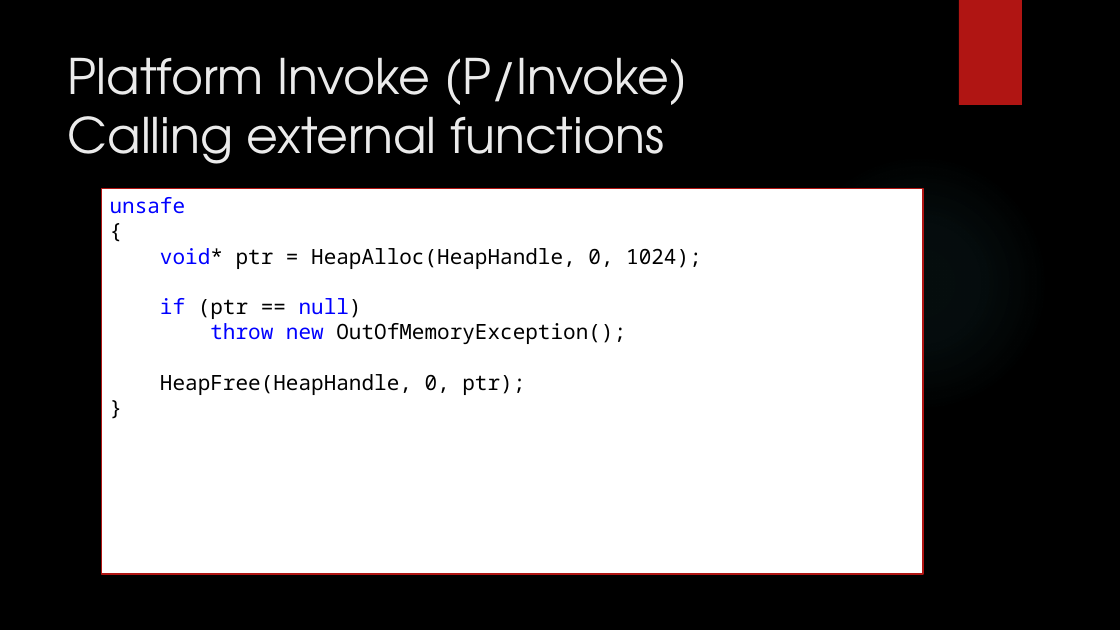
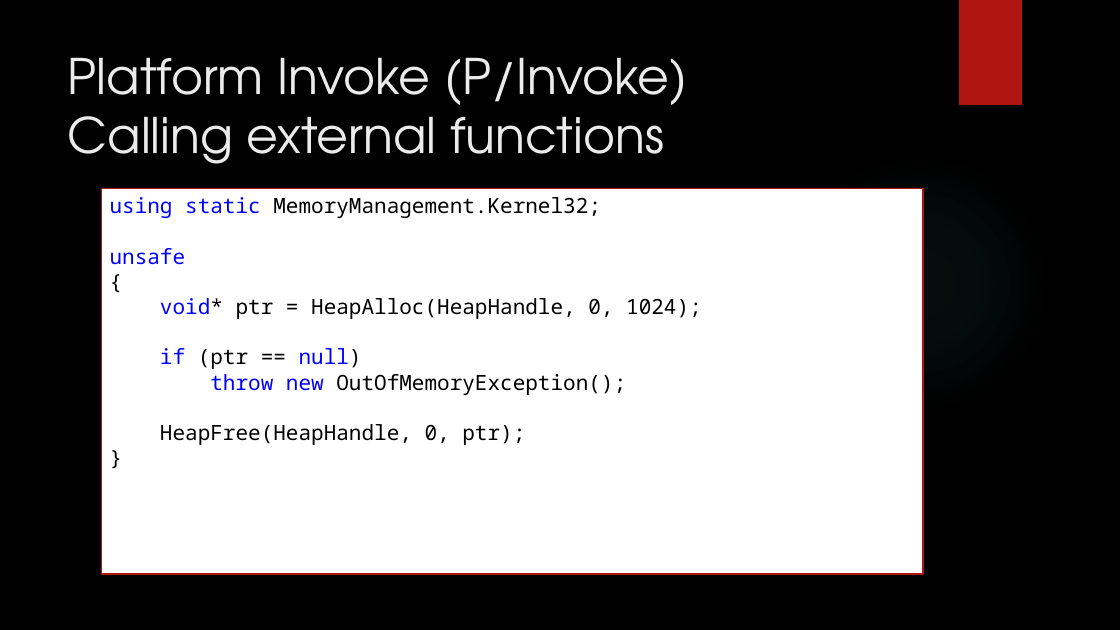
Before and after one commit to dennisdietrich/UnsafeCSharp, a slide deck: slide 19 of doc/Introduction to unsafe C#.pptx (slide 17 before the commit). Drawn at 1120x630 pixels with LibreOffice and Linux fonts; fonts in the diff are those of the drawing; background and template pictures are left out. Boxes give left, top, right and bottom in pixels: in the first picture for what was removed or moved away, otherwise in the second. Text is boxed around its words. In the diff, an @@ line names an element or a change of style, - is before the commit and + after.

```diff
--- a/doc/Introduction to unsafe C#.pptx
+++ b/doc/Introduction to unsafe C#.pptx
@@ text in rectangle at <box>110,197,601,218</box>: paragraph added @@
+using static MemoryManagement.Kernel32;
```
Also in this commit, not shown: 3 slides added, 2 other files.
